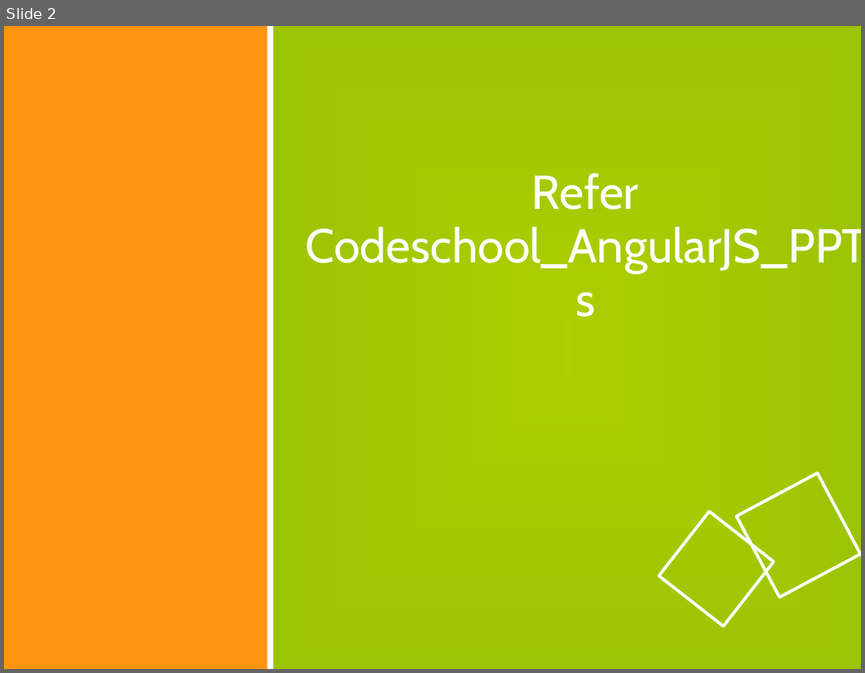
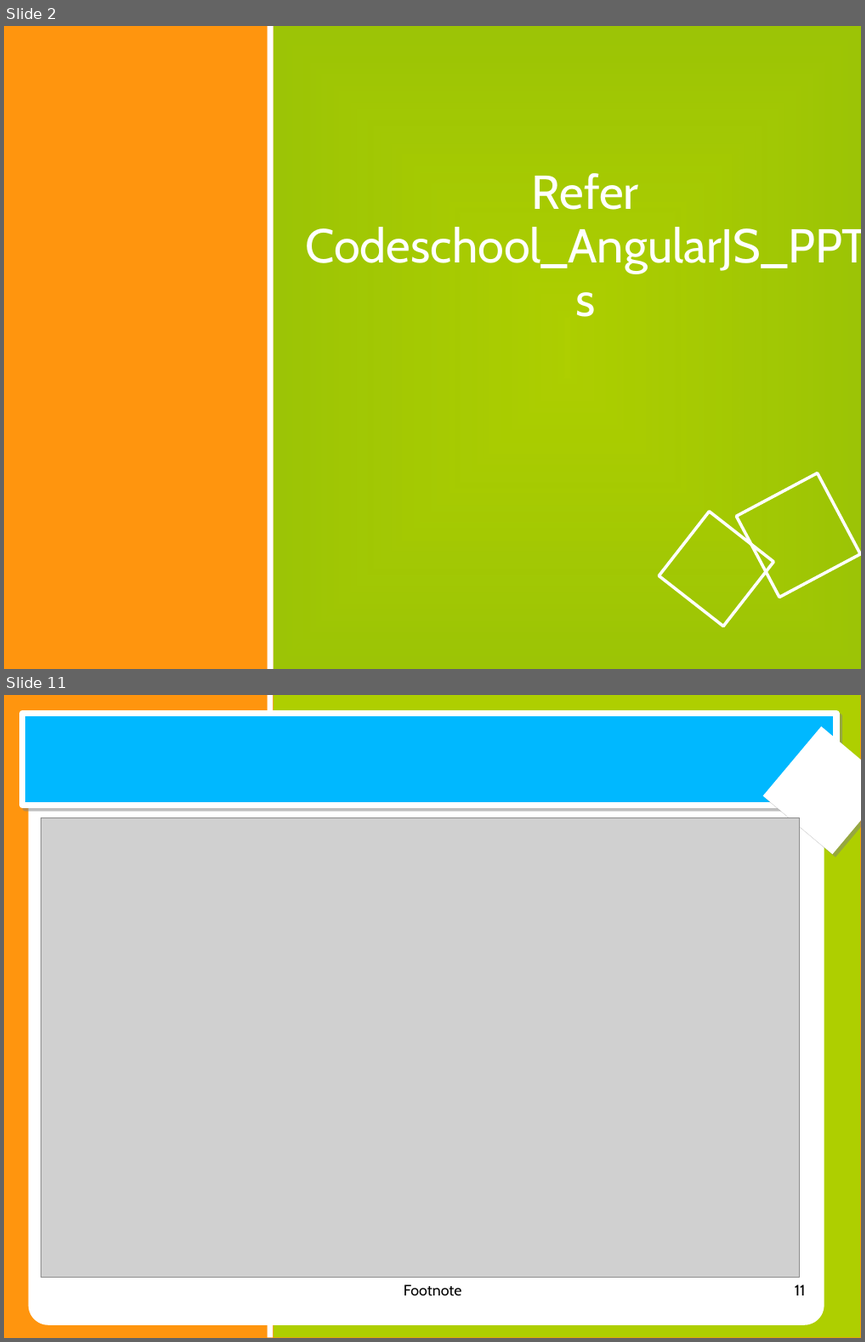
Before and after one commit to shikha-desai/Internship_PreWork, a slide deck: Web Development/AngularJS/AngularJS_Notes.ppt. Shown one above the other, each under a label of ours: slide 2 before the commit, slides 2 and 11 after it; the slides between them are not shown. The pictures are 865x673 and 865x1342 pixels, drawn with LibreOffice and Linux fonts; fonts in the diff are those of the drawing; grey boxes stand for pictures. Boxes give left, top, right and bottom in pixels: in the first picture for what was removed or moved away, otherwise in the second. Text is boxed around its words. In the diff, an @@ line names an element or a change of style, - is before the commit and + after.

```diff
--- a/Web Development/AngularJS/AngularJS_Notes.ppt
+++ b/Web Development/AngularJS/AngularJS_Notes.ppt
@@ slide 11 added at (4, 695, 861, 1338), background #FF950E @@
@@ rectangle added at (23, 714, 837, 805), fill #00B8FF, outline #FFFFFF 5.67 pt @@
@@ rectangle added at (268, 695, 273, 1338), fill #FFFFFF @@
@@ rectangle added at (273, 695, 861, 1338), fill #AECF00 @@
@@ rectangle added at (763, 726, 861, 854), fill #FFFFFF @@
@@ rounded rectangle added at (28, 787, 824, 1325), fill #FFFFFF @@
@@ picture added at (41, 817, 800, 1276) @@
@@ text added at (404, 1284, 462, 1296), 14 pt, text #000000 @@
+Footnote
@@ page number added at (794, 1284, 806, 1295), 14 pt, text #000000 @@
+11
```
Also in this commit, not shown: 1 slide changed, 2 other slides added, 1 other file.
